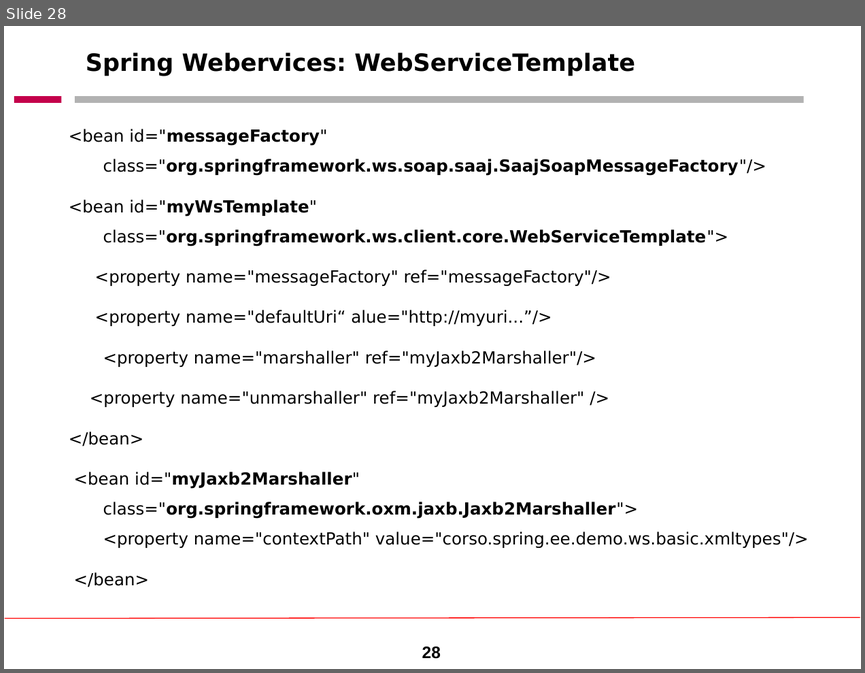
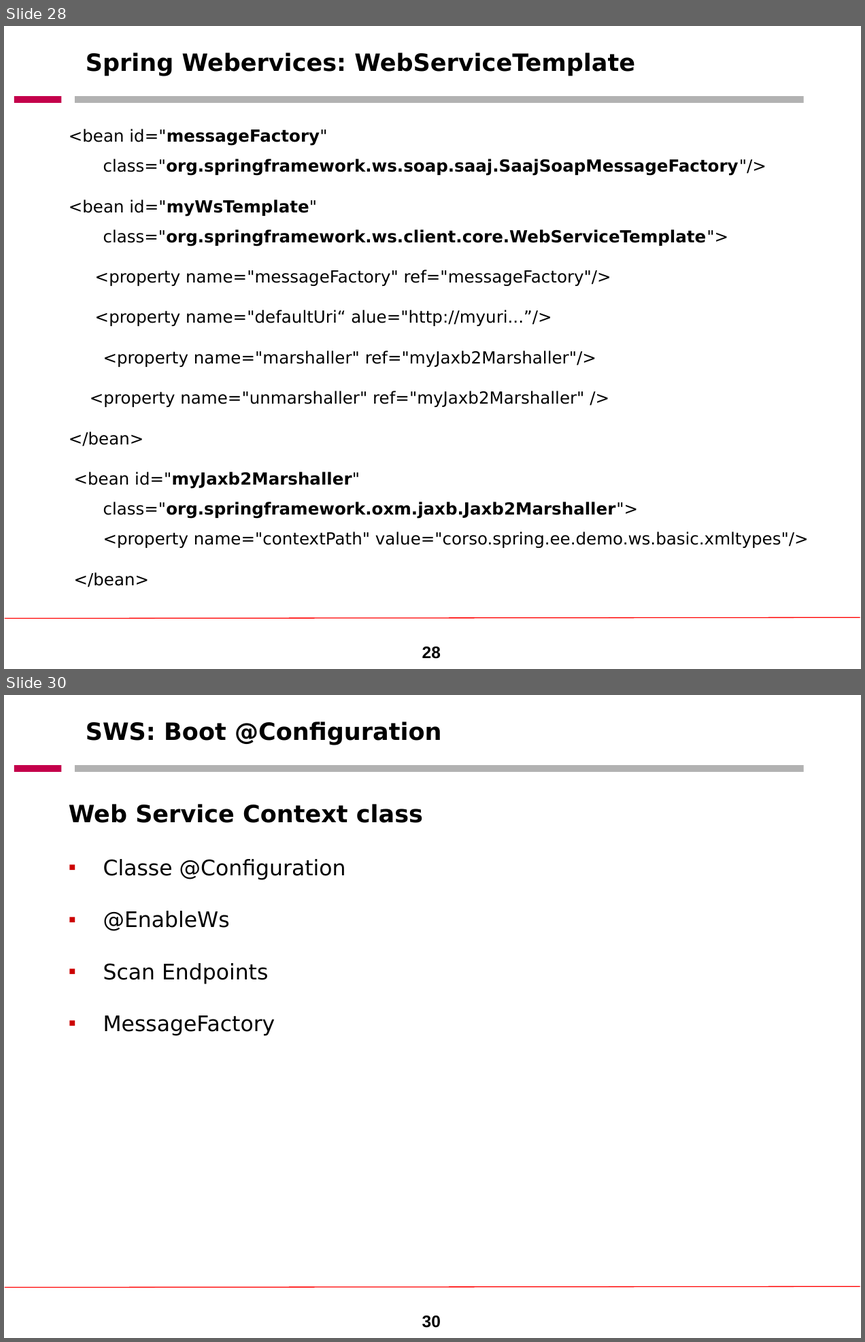
Before and after one commit to stefanofiorenza/SpringWebservices, a slide deck: Docs/Slides/Spring WebServices.ppt. Shown one above the other, each under a label of ours: slide 28 before the commit, slides 28 and 30 after it; the slides between them are not shown. The pictures are 865x673 and 865x1342 pixels, drawn with LibreOffice and Linux fonts; fonts in the diff are those of the drawing; background and template pictures are left out. Boxes give left, top, right and bottom in pixels: in the first picture for what was removed or moved away, otherwise in the second. Text is boxed around its words. In the diff, an @@ line names an element or a change of style, - is before the commit and + after.

```diff
--- a/Docs/Slides/Spring WebServices.ppt
+++ b/Docs/Slides/Spring WebServices.ppt
@@ slide 30 added at (4,695,861,1338), background #FFFFFF; not listed: 3 template elements that a slide beside it also shows @@
@@ title added at (86,722,441,745), 20 pt, text #000000, bold @@
+SWS: Boot @Configuration
@@ text added at (69,804,423,1036), 18 pt, text #000000 @@
+  Web Service Context class
+  ▪ Classe @Configuration
+  ▪ @EnableWs
+  ▪ Scan Endpoints
+  ▪ MessageFactory
@@ page number added at (422,1315,441,1327), 14 pt, text #000000, bold @@
+30
```
Also in this commit, not shown: 4 slides changed, 2 other slides added.
